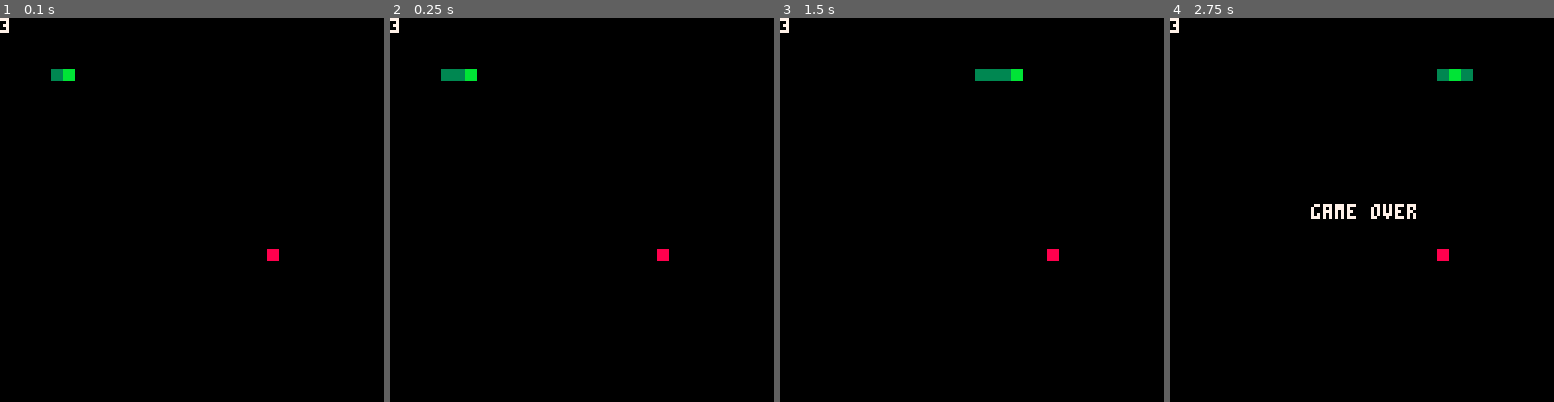
Above: before the commit, frames 1-4 (left to right).
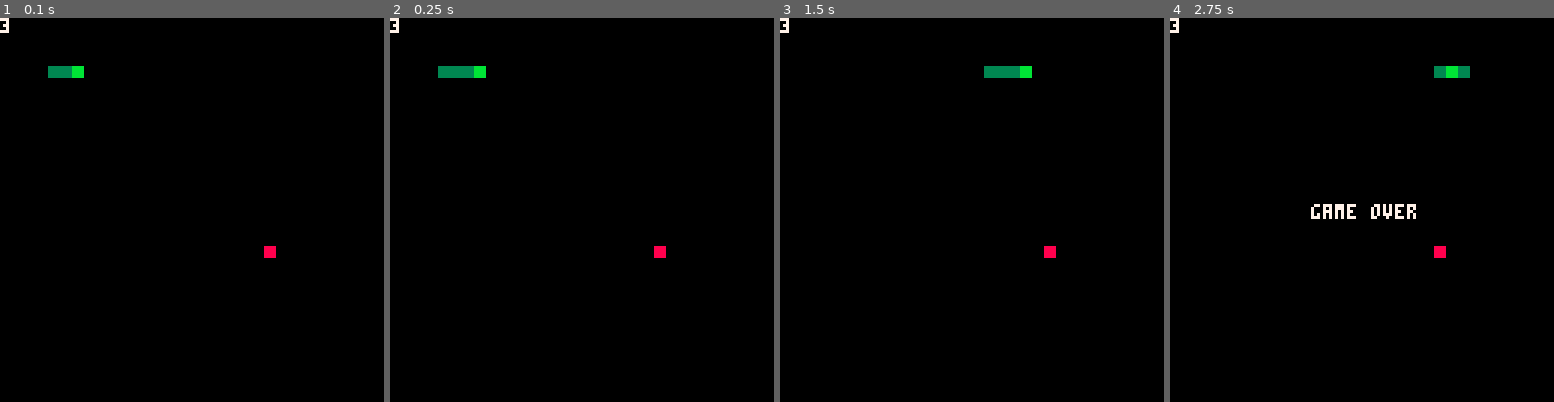
Above: after the commit, the same moments.

Repository: andrewedstrom/tweetcarts
Game: PICO-8 cartridge snake/snake.p8
The game is run twice, just before and just after one commit, with the same random seed, the same clock (stepped at 60 frames per second) and the same inputs.
Inputs:
- Up to frame 1 (0.1 s): no input
- Up to frame 2 (0.25 s): no input
- Up to frame 3 (1.5 s): tap O (Z key) at 0.33, 0.7, 1.43 s; tap X (X key) at 1.07 s
- Up to frame 4 (2.75 s): hold Left 1.97-2.37 s; tap X (X key) at 2.07, 2.4, 2.73 s; tap O (Z key) at 2.22 s; hold Down from 2.42 s (still down)

The runs differ from the first frame. In frame 1, 0.3% of the frame differs, in the area x 12-73%, y 12-64%; in frame 2, 0.4%; in frame 3, 0.4%, in the area x 50-73%, y 12-64%; in frame 4, 0.3%.

Commit message:
reduce tokens further for snake

Diff:
--- a/snake/snake.p8
+++ b/snake/snake.p8
@@ -1,18 +1,18 @@
 pico-8 cartridge // http://www.pico-8.com
 version 29
 __lua__
-x=4a={}s=4d=1l=3w=30y=x
+x=4a={}d=1l=3w=30y=x
 r=rectfill
 b=btn
+f=flip
 function p()return flr(rnd(w))end
-function k(i,j,c)r(i*s+1,j*s+1,i*s+s,j*s+s,c)end
-q=p()e=p()t=0o=false
+function k(i,j,c)i*=4j*=4r(i,j,i+3,j+3,c)end
+q=p()e=p()o=false
 ::_::
-t+=1
 for i=0,3do
 if(b(i))d=i
 end
-if t%3==0and not o then
+if not o then
 cls()add(a,{x,y})
 if(#a>l)del(a,a[1])
 if(x==q and y==e)l+=1q=p()e=p()
@@ -24,16 +24,17 @@
 if(x>w)x=0
 if(y<0)y=w
 if(y>w)y=0
-?""..l,0,0,7
 for z in all(a)do
 o=o or z[1]==x and z[2]==y
 k(z[1],z[2],3)
 end
-k(q,e,8)k(x,y,11)end
+k(q,e,8)k(x,y,11)
+?""..l,0,0,7
+end
 if o then
 ?"game over",47,62,7
 end
-flip()goto _
+f()f()f()goto _
 __gfx__
 00000000000000000000000000000000000000000000000000000000000000000000000000000000000000000000000000000000000000000000000000000000
 00000000000000000000000000000000000000000000000000000000000000000000000000000000000000000000000000000000000000000000000000000000
